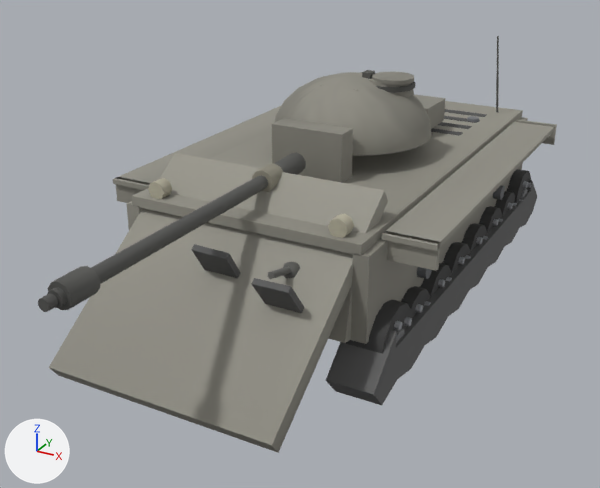
The glTF model client/assets/models/lorr40t.glb: old version first, new version second.
The view is the same before and after, from a 50 mm camera at (4.57, -9.94, 5.19) aimed at (-0.04, -1.55, 1.0). The axes (+X, +Y, +Z) are drawn at lower left. The lights are the same throughout. The older version comes first. Where no turn or scale is listed for an object, it has been applied to the vertices. Vertices at exactly the same position are counted once.

Names of what the first picture shows: 'barrel', 'glacis', 'hullSide', 'hullTop', 'lowerPlate', 'mantlet', 'tracks', 'turretFront', 'turretRear', 'turretRoof', 'turretSide', 'wheel14' and 8 more.
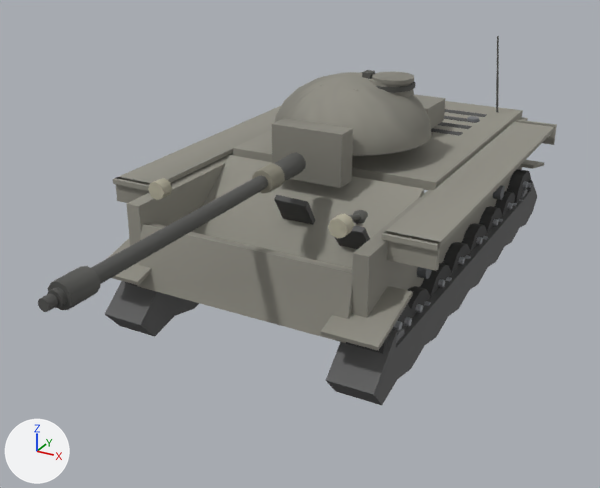
What changed in the scene script:
```text
Change me_mesh_16:
    used by ob_tracks; location = (0.0, 0.0, 0.0)
    remove me_mesh_16.from_pydata(...)  # 160 vertices, 296 faces; spans x -1.77..1.77, y -3.3..3.3, z 0.1..1.11
    add me_mesh_16.from_pydata(...)  # 192 vertices, 344 faces; spans x -1.82..1.82, y -3.34..3.3, z 0.1..1.2
    me_mesh_16 part 1
    16 vertices are added at x -1.82..1.18, y -3.34..3.3, z 0.92..1.2
    16 new vertices lie (0.64, 0.0, 0.0) away from vertices in x -1.82..1.18, y -3.34..3.3, z 0.92..1.2
    48 new faces join them
Change me_mesh_18:
    used by ob_glacis; location = (0.0, 0.0, 0.0)
    before: 0 (1.36, -2.26, 2.19) at pixel (384, 190), 1 (1.36, -4.64, 0.49) at pixel (271, 445), 2 (1.36, -2.14, 2.02) at pixel (388, 201), 3 (1.36, -4.52, 0.32) at pixel (278, 452), 4 (-1.36, -2.14, 2.02)
    before: 5 (-1.36, -4.52, 0.32) at pixel (58, 375), 6 (-1.36, -2.26, 2.19) at pixel (174, 152), 7 (-1.36, -4.64, 0.49) at pixel (48, 367)
    remove me_mesh_18.from_pydata(...)  # 80 vertices, 132 faces; spans x -1.36..1.36, y -4.64..-2.05, z 0.32..2.19
    add me_mesh_18.from_pydata(...)  # 80 vertices, 132 faces; spans x -1.36..1.36, y -2.76..-0.37, z 0.47..1.91
    me_mesh_18 part 2: the loose piece of 26 vertices spanning x 0.63..0.87, y -3.3..-3.06, z 1.35..1.59 is moved by (0.0, 1.68, 0.0)
    me_mesh_18 part 3: the loose piece of 14 vertices spanning x 0.72..0.79, y -3.61..-3.15, z 1.47..1.65 is moved by (0.0, 1.68, 0.0)
    me_mesh_18 part 4: the loose piece of 8 vertices spanning x -0.21..0.25, y -3.64..-3.1, z 1.04..1.75 is moved by (0.0, 1.68, 0.0)
    me_mesh_18 part 5: the loose piece of 8 vertices spanning x 0.64..1.1, y -3.8..-3.27, z 0.93..1.63 is moved by (0.0, 1.68, 0.0)
    me_mesh_18 part 6
    add for i in [0, 2, 4, 6]: me_mesh_18.vertices[i].co += Vector((0.0, 1.18, -0.36))
    add for i in [1, 3, 5, 7]: me_mesh_18.vertices[i].co += Vector((0.0, 1.88, 0.14))
    other edits to the shape of me_mesh_18 do not show in these pictures
Change me_mesh_21:
    used by ob_hulltop; location = (0.0, 0.0, 0.0)
    before: 0 (1.45, -3.0, 1.86) at pixel (361, 244), 1 (1.45, -3.0, 1.74) at pixel (360, 255), 6 (-1.45, -3.0, 1.86) at pixel (131, 196), 7 (-1.45, -3.0, 1.74) at pixel (132, 205)
    remove me_mesh_21.from_pydata(...)  # 76 vertices, 124 faces; spans x -1.45..1.45, y -3.0..3.0, z 1.74..1.9
    add me_mesh_21.from_pydata(...)  # 76 vertices, 124 faces; spans x -1.45..1.45, y -0.87..3.0, z 1.74..1.9
    me_mesh_21 part 7
    add for i in [0, 1, 6, 7]: me_mesh_21.vertices[i].co += Vector((0.0, 2.13, 0.0))
```

Boxes (x1, y1, x2, y2) around the edits, measured in the pictures (600 x 488 px; the box of a moved part takes in the faces that stretch with it):
'glacis', reshaped: before (49, 153, 388, 453); after (191, 155, 424, 268)
'tracks', reshaped: before (326, 179, 537, 405); after (105, 160, 544, 405)
'hullTop', reshaped (26% narrower, 42% shorter): before (132, 101, 523, 256); after (233, 101, 523, 190)
part 1 of me_mesh_16, added: after (107, 160, 544, 351)
part 2 of me_mesh_18, moved or reshaped: before (283, 262, 300, 278); after (353, 210, 368, 224)
part 3 of me_mesh_18, moved or reshaped (mostly hidden afterwards): before (267, 266, 291, 279); after (349, 213, 361, 221)
part 4 of me_mesh_18, moved or reshaped: before (191, 244, 240, 278); after (274, 195, 315, 225)
part 5 of me_mesh_18, moved or reshaped: before (251, 278, 304, 313); after (335, 226, 370, 249)
part 6 of me_mesh_18, moved or reshaped: before (49, 155, 388, 453); after (191, 155, 424, 268)
'lowerPlate', unchanged, uncovered by the edit: before (328, 285, 352, 343); after (137, 223, 352, 343)
'wheel14', unchanged, covered by the edit: before (345, 300, 412, 354); after (345, 304, 412, 354)
